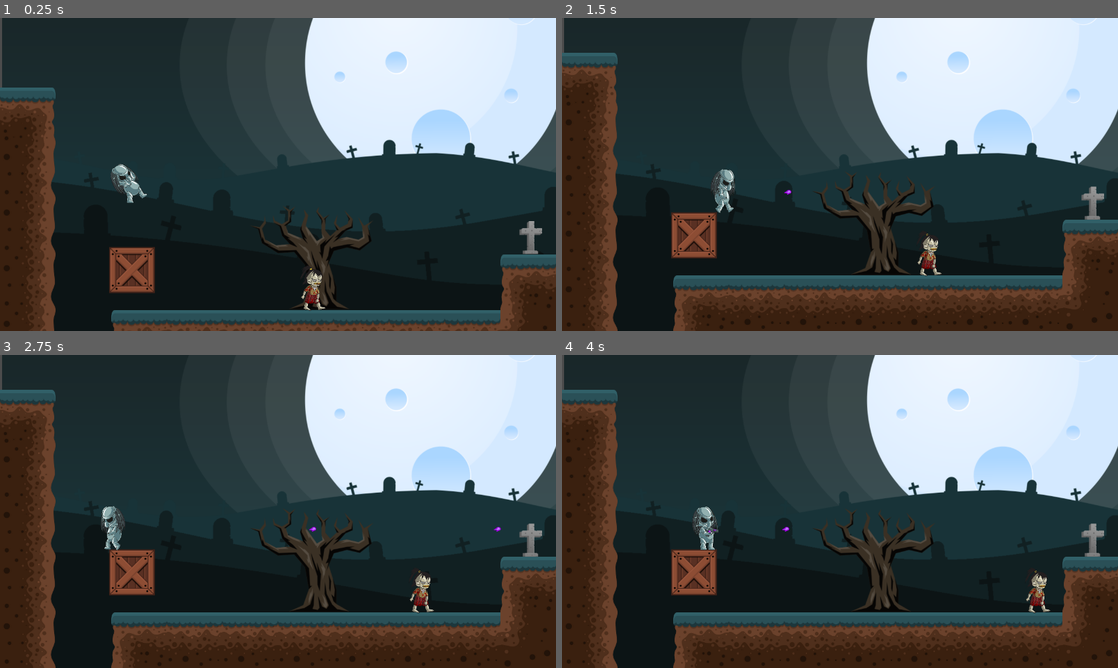
Above: before the commit, frames 1-4 (two rows, left to right).
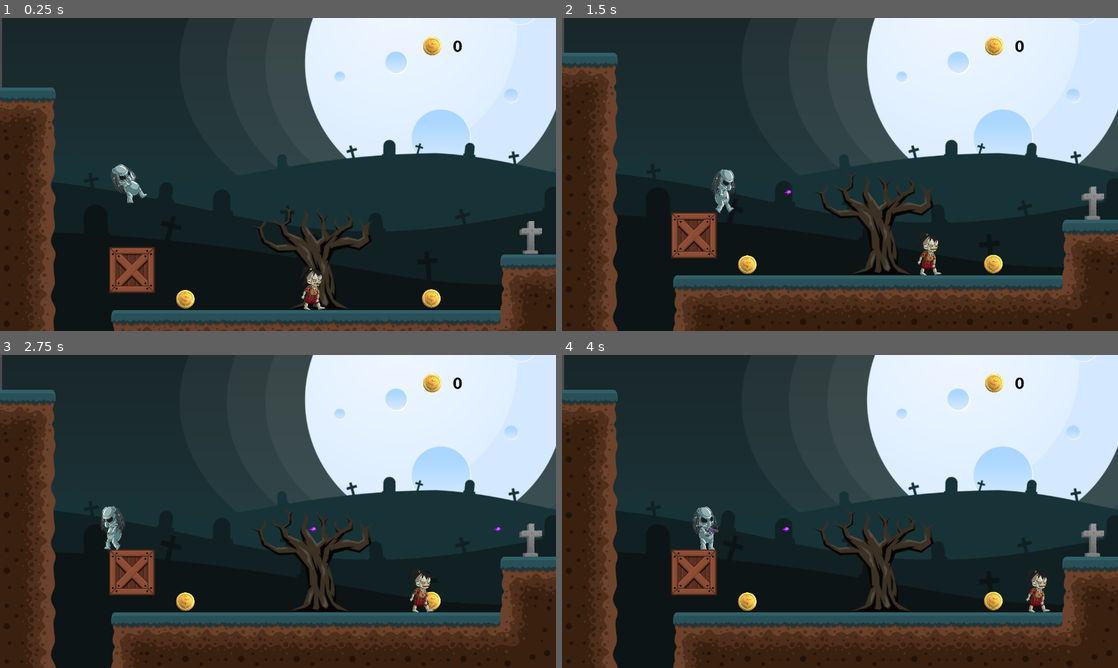
Above: after the commit, the same moments.

Repository: webgirlkristina/aliens-vs-zombies
Game: Godot game, scene res://Level1.tscn
The game is run twice, just before and just after one commit, with the same random seed, the same clock (stepped at 60 frames per second) and the same inputs.
Inputs:
- Up to frame 1 (0.25 s): no input
- Up to frame 2 (1.5 s): tap Enter (ui_accept) at 0.5, 0.77 s; hold Right (ui_right) from 0.53 s (still down)
- Up to frame 3 (2.75 s): tap Enter (ui_accept) at 1.52 s; release Right (ui_right) at 2.03 s; hold Left (ui_left) from 2.03 s (still down)
- Up to frame 4 (4 s): release Left (ui_left) at 2.78 s; hold Right (ui_right) from 2.78 s (still down); tap Enter (ui_accept) at 3.02, 3.77 s

The runs differ from the first frame. In frame 1, 0.5% of the frame differs, in the area x 31-84%, y 6-93%; in frame 2, 0.5%; in frame 3, 0.5%; in frame 4, 0.5%.

Commit message:
Lesson 8: Collectable

Diff:
--- /dev/null
+++ b/Coin.gd
@@ -0,0 +1,19 @@
+extends Node2D
+
+# Declare member variables here. Examples:
+# var a = 2
+# var b = "text"
+
+# Called when the node enters the scene tree for the first time.
+func _ready():
+	pass # Replace with function body.
+
+# Called every frame. 'delta' is the elapsed time since the previous frame.
+#func _process(delta):
+#	pass
+
+
+func _on_Area2D_body_entered(body):
+	if "Player" in body.name:
+		body.add_coin()
+		queue_free()
--- /dev/null
+++ b/Coin.tscn
@@ -0,0 +1,21 @@
+[gd_scene load_steps=4 format=2]
+
+[ext_resource path="res://Coin.gd" type="Script" id=1]
+[ext_resource path="res://Objects/coin.png" type="Texture" id=2]
+
+[sub_resource type="RectangleShape2D" id=1]
+extents = Vector2( 21.0506, 21.1645 )
+
+[node name="Coin" type="Node2D"]
+script = ExtResource( 1 )
+
+[node name="Area2D" type="Area2D" parent="."]
+
+[node name="Sprite" type="Sprite" parent="Area2D"]
+scale = Vector2( 0.25, 0.25 )
+texture = ExtResource( 2 )
+
+[node name="CollisionShape2D" type="CollisionShape2D" parent="Area2D"]
+position = Vector2( -1.12967, -0.225929 )
+shape = SubResource( 1 )
+[connection signal="body_entered" from="Area2D" to="." method="_on_Area2D_body_entered"]
--- /dev/null
+++ b/Level1.gd
@@ -0,0 +1,13 @@
+extends Node2D
+
+# Declare member variables here. Examples:
+# var a = 2
+# var b = "text"
+
+# Called when the node enters the scene tree for the first time.
+func _ready():
+	pass # Replace with function body.
+
+# Called every frame. 'delta' is the elapsed time since the previous frame.
+func _process(delta):
+	$Stats/CanvasLayer/Label.text = str($Player.coins)
--- a/Level1.tscn
+++ b/Level1.tscn
@@ -1,22 +1,26 @@
-[gd_scene load_steps=10 format=2]
+[gd_scene load_steps=13 format=2]
 
-[ext_resource path="res://Box.tscn" type="PackedScene" id=1]
-[ext_resource path="res://TileMap.tres" type="TileSet" id=2]
-[ext_resource path="res://Objects/Tree.png" type="Texture" id=3]
-[ext_resource path="res://Objects/TombStone (2).png" type="Texture" id=4]
-[ext_resource path="res://Player.tscn" type="PackedScene" id=5]
-[ext_resource path="res://BG Layers/bg1.png" type="Texture" id=6]
-[ext_resource path="res://BG Layers/bg2.png" type="Texture" id=7]
-[ext_resource path="res://BG Layers/bg3.png" type="Texture" id=8]
-[ext_resource path="res://Zombie.tscn" type="PackedScene" id=9]
+[ext_resource path="res://Level1.gd" type="Script" id=1]
+[ext_resource path="res://Box.tscn" type="PackedScene" id=2]
+[ext_resource path="res://TileMap.tres" type="TileSet" id=3]
+[ext_resource path="res://Objects/Tree.png" type="Texture" id=4]
+[ext_resource path="res://Objects/TombStone (2).png" type="Texture" id=5]
+[ext_resource path="res://Coin.tscn" type="PackedScene" id=6]
+[ext_resource path="res://Player.tscn" type="PackedScene" id=7]
+[ext_resource path="res://BG Layers/bg1.png" type="Texture" id=8]
+[ext_resource path="res://BG Layers/bg2.png" type="Texture" id=9]
+[ext_resource path="res://BG Layers/bg3.png" type="Texture" id=10]
+[ext_resource path="res://Stats.tscn" type="PackedScene" id=11]
+[ext_resource path="res://Zombie.tscn" type="PackedScene" id=12]
 
 [node name="Level1" type="Node2D"]
+script = ExtResource( 1 )
 
-[node name="Box" parent="." instance=ExtResource( 1 )]
+[node name="Box" parent="." instance=ExtResource( 2 )]
 position = Vector2( 303.716, 548.096 )
 
 [node name="TileMap" type="TileMap" parent="."]
-tile_set = ExtResource( 2 )
+tile_set = ExtResource( 3 )
 cell_size = Vector2( 128, 128 )
 format = 1
 tile_data = PoolIntArray( -65500, 0, 0, 36, 3, 0, 65536, 2, 0, 65572, 3, 0, 131072, 5, 0, 131103, 13, 0, 131104, 14, 0, …(641 unchanged characters)…
@@ -26,21 +30,30 @@
 
 [node name="Tree" type="Sprite" parent="Objects"]
 position = Vector2( 717.651, 519.281 )
-texture = ExtResource( 3 )
+texture = ExtResource( 4 )
 
 [node name="Tree2" type="Sprite" parent="Objects"]
 position = Vector2( 1537.6, 390.749 )
-texture = ExtResource( 3 )
+texture = ExtResource( 4 )
 
 [node name="Tree3" type="Sprite" parent="Objects"]
 position = Vector2( 3739.26, 520.389 )
-texture = ExtResource( 3 )
+texture = ExtResource( 4 )
 
 [node name="TombStone" type="Sprite" parent="Objects"]
 position = Vector2( 1221.41, 473.758 )
-texture = ExtResource( 4 )
+texture = ExtResource( 5 )
 
-[node name="Player" parent="." instance=ExtResource( 5 )]
+[node name="Coin" parent="Objects" instance=ExtResource( 6 )]
+position = Vector2( 428.073, 615.539 )
+
+[node name="Coin2" parent="Objects" instance=ExtResource( 6 )]
+position = Vector2( 994.515, 613.952 )
+
+[node name="Coin3" parent="Objects" instance=ExtResource( 6 )]
+position = Vector2( 1421.33, 483.845 )
+
+[node name="Player" parent="." instance=ExtResource( 7 )]
 position = Vector2( 296.914, 316.833 )
 
 [node name="ParallaxBackground" type="ParallaxBackground" parent="."]
@@ -63,9 +76,10 @@
 
 [node name="Sprite" type="Sprite" parent="ParallaxBackground2/ParallaxLayer"]
 position = Vector2( 1004.53, 244.179 )
-texture = ExtResource( 7 )
+texture = ExtResource( 9 )
 
 [node name="ParallaxBackground3" type="ParallaxBackground" parent="."]
+editor/display_folded = true
 scroll_base_scale = Vector2( 0.5, 0.5 )
 scroll_ignore_camera_zoom = true
 
@@ -74,10 +88,12 @@
 
 [node name="Sprite" type="Sprite" parent="ParallaxBackground3/ParallaxLayer"]
 position = Vector2( 1004.53, 244.179 )
-texture = ExtResource( 8 )
+texture = ExtResource( 10 )
 
-[node name="Zombie" parent="." instance=ExtResource( 9 )]
+[node name="Stats" parent="." instance=ExtResource( 11 )]
+
+[node name="Zombie" parent="." instance=ExtResource( 12 )]
 position = Vector2( 2124.47, 566.079 )
 
-[node name="Zombie2" parent="." instance=ExtResource( 9 )]
+[node name="Zombie2" parent="." instance=ExtResource( 12 )]
 position = Vector2( 695.577, 566.134 )
--- a/Player.gd
+++ b/Player.gd
@@ -9,6 +9,11 @@
 var is_firing = false
 var is_dead = false
 var velocity = Vector2()
+
+var coins = 0
+
+func add_coin():
+	coins += 1
 
 func die():
 	$AnimatedSprite.play("die")
--- /dev/null
+++ b/Stats.tscn
@@ -0,0 +1,28 @@
+[gd_scene load_steps=4 format=2]
+
+[ext_resource path="res://Objects/coin.png" type="Texture" id=1]
+
+[sub_resource type="DynamicFontData" id=1]
+font_path = "res://Fonts/Lato-Black.ttf"
+
+[sub_resource type="DynamicFont" id=2]
+size = 36
+font_data = SubResource( 1 )
+
+[node name="Stats" type="Node2D"]
+
+[node name="CanvasLayer" type="CanvasLayer" parent="."]
+
+[node name="Sprite" type="Sprite" parent="CanvasLayer"]
+position = Vector2( 996.431, 65.0536 )
+scale = Vector2( 0.25, 0.25 )
+texture = ExtResource( 1 )
+
+[node name="Label" type="Label" parent="CanvasLayer"]
+margin_left = 1042.59
+margin_top = 41.6533
+margin_right = 1088.59
+margin_bottom = 85.6533
+custom_fonts/font = SubResource( 2 )
+custom_colors/font_color = Color( 0, 0, 0, 1 )
+text = "0"
Binary file added: Fonts/Lato-Black.ttf
Binary file added: Fonts/Lato-BlackItalic.ttf
Binary file added: Fonts/Lato-Bold.ttf
Binary file added: Fonts/Lato-Heavy.ttf
Binary file added: Fonts/Lato-HeavyItalic.ttf
Binary file added: Fonts/Lato-Regular.ttf
Binary file added: Fonts/Lato-Semibold.ttf
Binary file added: Fonts/Lato-SemiboldItalic.ttf
Binary file added: Fonts/Lato-Thin.ttf
Binary file added: Fonts/Lato-ThinItalic.ttf
Not shown: 1 places in Level1.tscn that only renumber resources
Binary file added: Objects/coin.png
(and 2 more such lines)
